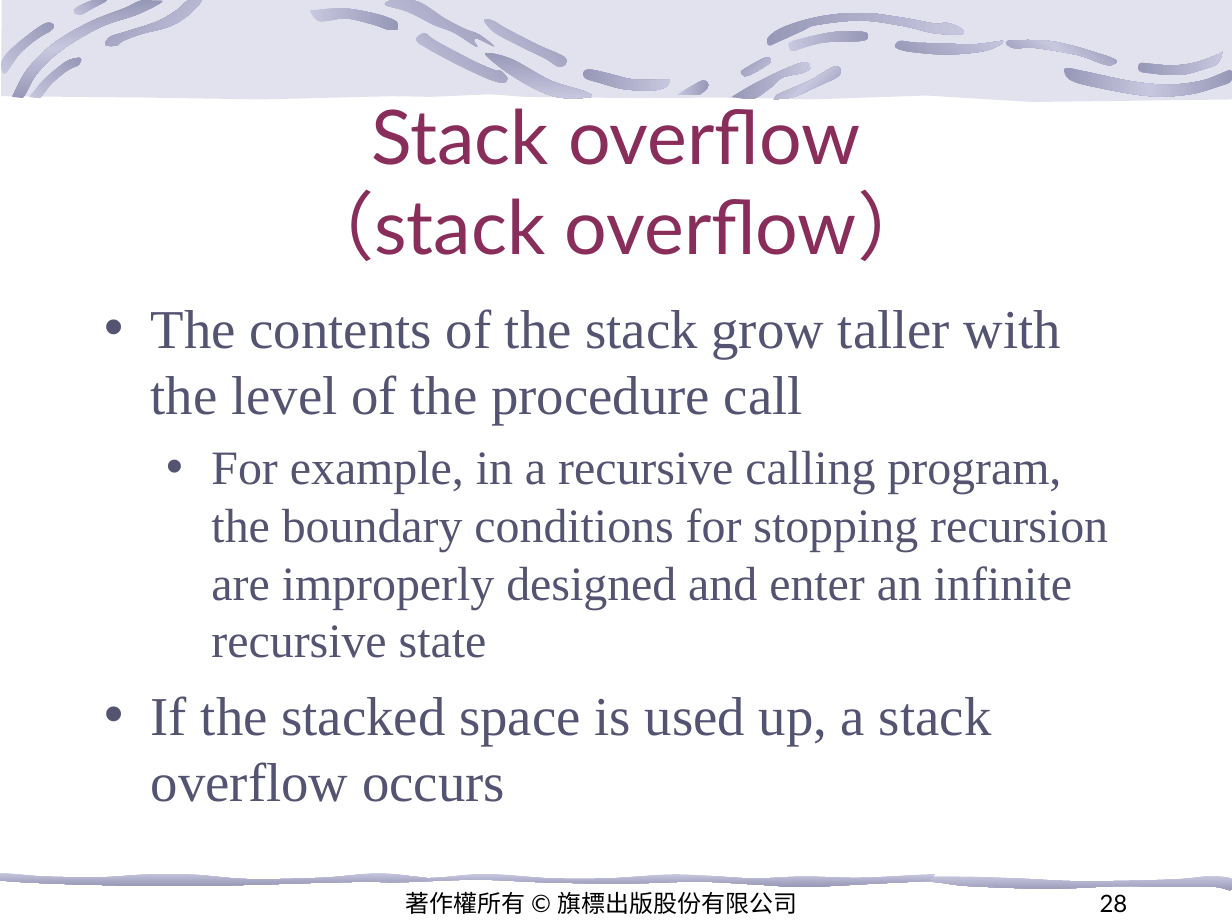
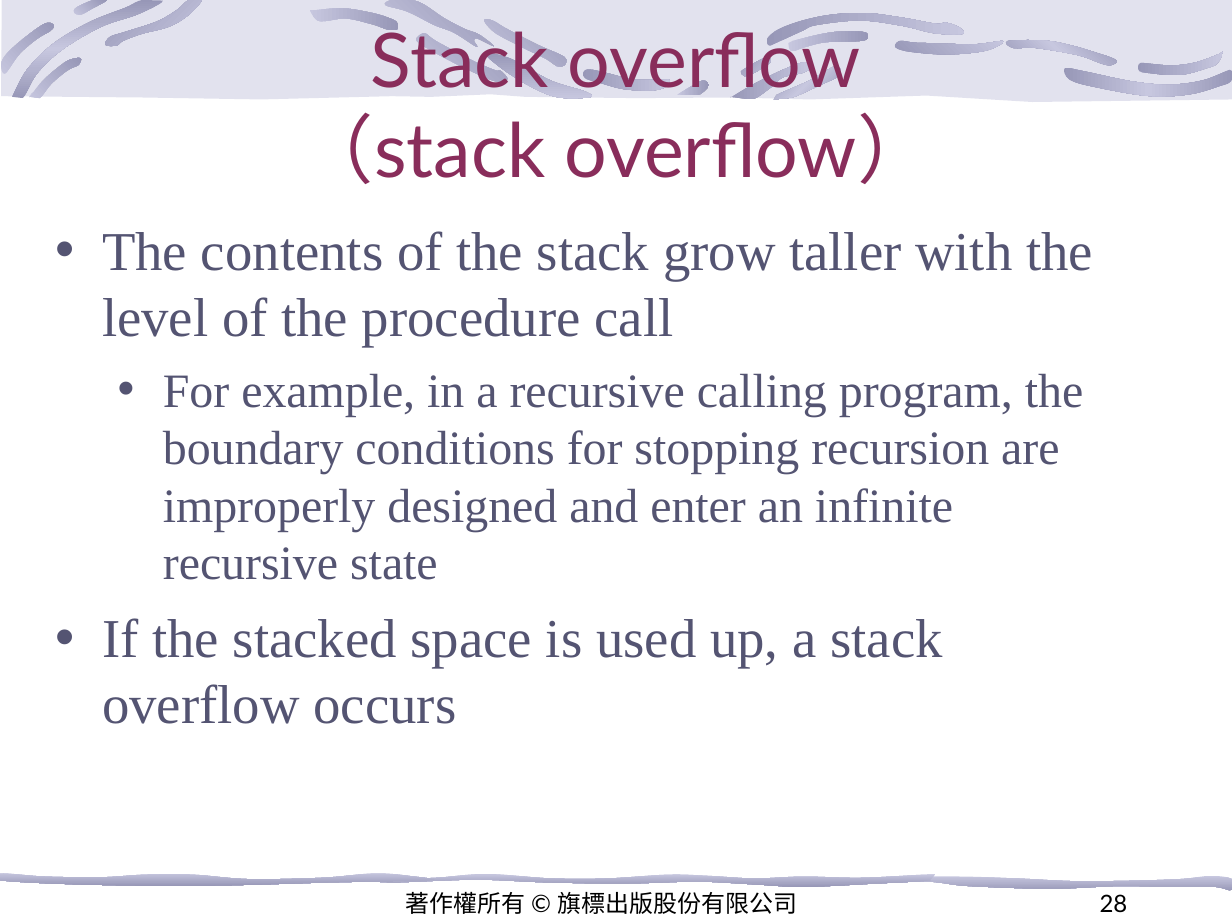
Before and after one commit to kevincdj3269-hash/Operating_System-, a slide deck: slide 28 of Course PPT/CH 1/Chapter 1 Introduction to Operating Systems.pptx.ppt. Drawn at 1232x924 pixels with LibreOffice and Linux fonts; fonts in the diff are those of the drawing; background and template pictures are left out. Boxes give left, top, right and bottom in pixels: in the first picture for what was removed or moved away, otherwise in the second. Text is boxed around its words. In the diff, an @@ line names an element or a change of style, - is before the commit and + after.

```diff
--- a/Course PPT/CH 1/Chapter 1 Introduction to Operating Systems.pptx.ppt
+++ b/Course PPT/CH 1/Chapter 1 Introduction to Operating Systems.pptx.ppt
@@ title "Stack overflow （stack overflow）": place and size @@
-title "Stack overflow （stack overflow）" at <box>299,99,933,261</box>
+title "Stack overflow （stack overflow）" at <box>299,22,933,184</box>
@@ text "The contents of the stack ..." rewrapped from <box>151,309,1108,802</box> to <box>102,231,1093,724</box> @@
```
Also in this commit, not shown: 17 other slides changed.
